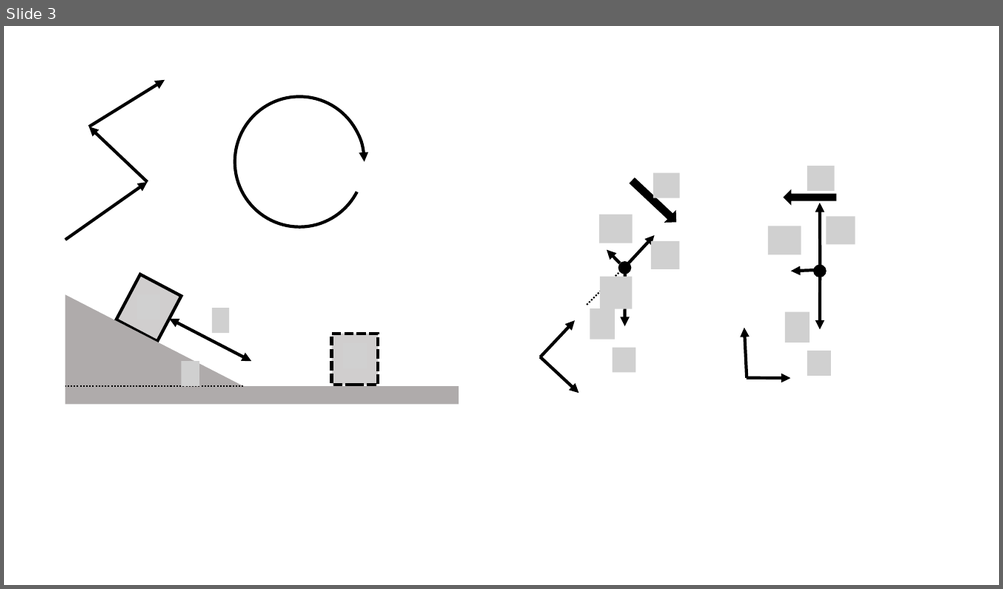
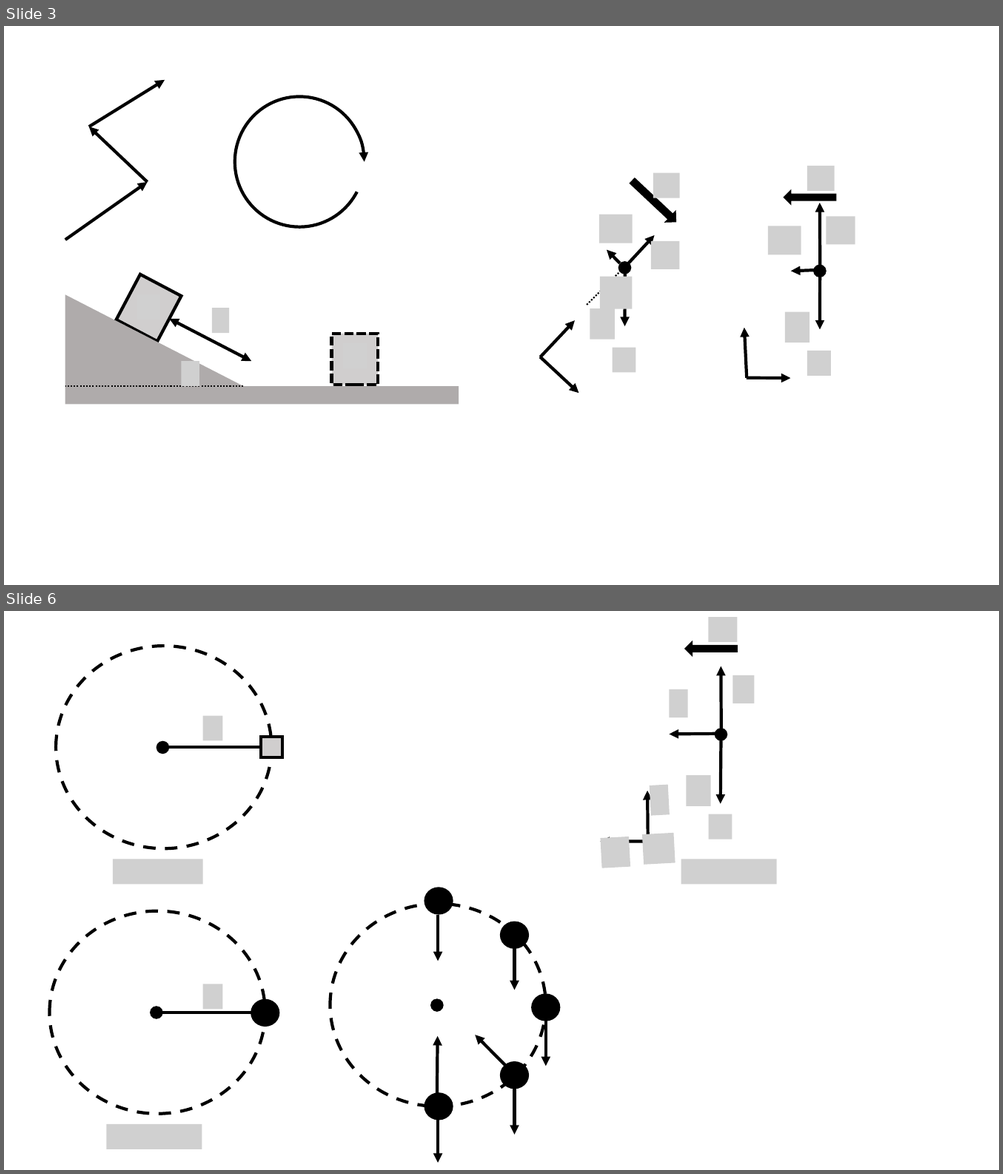
Before and after one commit to OSTP/PhysicsArtofModelling, a slide deck: tex/figures/ApplyingNewtonsLaws/Figures.pptx. Shown one above the other, each under a label of ours: slide 3 before the commit, slides 3 and 6 after it; the slides between them are not shown. The pictures are 1003x589 and 1003x1174 pixels, drawn with LibreOffice and Linux fonts; fonts in the diff are those of the drawing; grey boxes stand for pictures; background and template pictures are left out. Boxes give left, top, right and bottom in pixels: in the first picture for what was removed or moved away, otherwise in the second. Text is boxed around its words. In the diff, an @@ line names an element or a change of style, - is before the commit and + after.

```diff
--- a/tex/figures/ApplyingNewtonsLaws/Figures.pptx
+++ b/tex/figures/ApplyingNewtonsLaws/Figures.pptx
@@ slide 6 added at (x1=4, y1=611, x2=999, y2=1170), background #FFFFFF @@
@@ group added at (x1=57, y1=646, x2=282, y2=885): 2 ellipses, 2 pictures, 1 rectangle, 1 line @@
@@ group added at (x1=600, y1=617, x2=777, y2=885): 9 pictures, 5 arrows, 1 ellipse, 1 right arrow @@
@@ ellipse added at (x1=426, y1=889, x2=452, y2=913), fill #000000, outline #000000 3 pt @@
@@ ellipse added at (x1=330, y1=904, x2=546, y2=1107), outline #000000 3 pt dashed @@
@@ arrow added from (438, 914) to (438, 962), #000000 3 pt @@
@@ ellipse added at (x1=502, y1=923, x2=528, y2=948), fill #000000, outline #000000 3 pt @@
@@ arrow added from (515, 944) to (515, 990), #000000 3 pt @@
@@ group added at (x1=50, y1=911, x2=265, y2=1150): 2 ellipses, 2 pictures, 1 line @@
@@ ellipse added at (x1=253, y1=1001, x2=279, y2=1026), fill #000000, outline #000000 3 pt @@
@@ ellipse added at (x1=432, y1=1000, x2=442, y2=1010), fill #000000, outline #000000 3 pt @@
@@ ellipse added at (x1=533, y1=995, x2=559, y2=1020), fill #000000, outline #000000 3 pt @@
@@ arrow added from (546, 1020) to (546, 1066), #000000 3 pt @@
@@ arrow added from (437, 1094) to (438, 1037), #000000 3 pt @@
@@ arrow added from (506, 1065) to (475, 1036), #000000 3 pt @@
@@ ellipse added at (x1=502, y1=1063, x2=528, y2=1088), fill #000000, outline #000000 3 pt @@
@@ ellipse added at (x1=426, y1=1094, x2=452, y2=1119), fill #000000, outline #000000 3 pt @@
@@ arrow added from (515, 1088) to (515, 1135), #000000 3 pt @@
@@ arrow added from (438, 1117) to (438, 1163), #000000 3 pt @@
```
Also in this commit, not shown: 1 slide changed, 1 other slide added, 4 other files.
